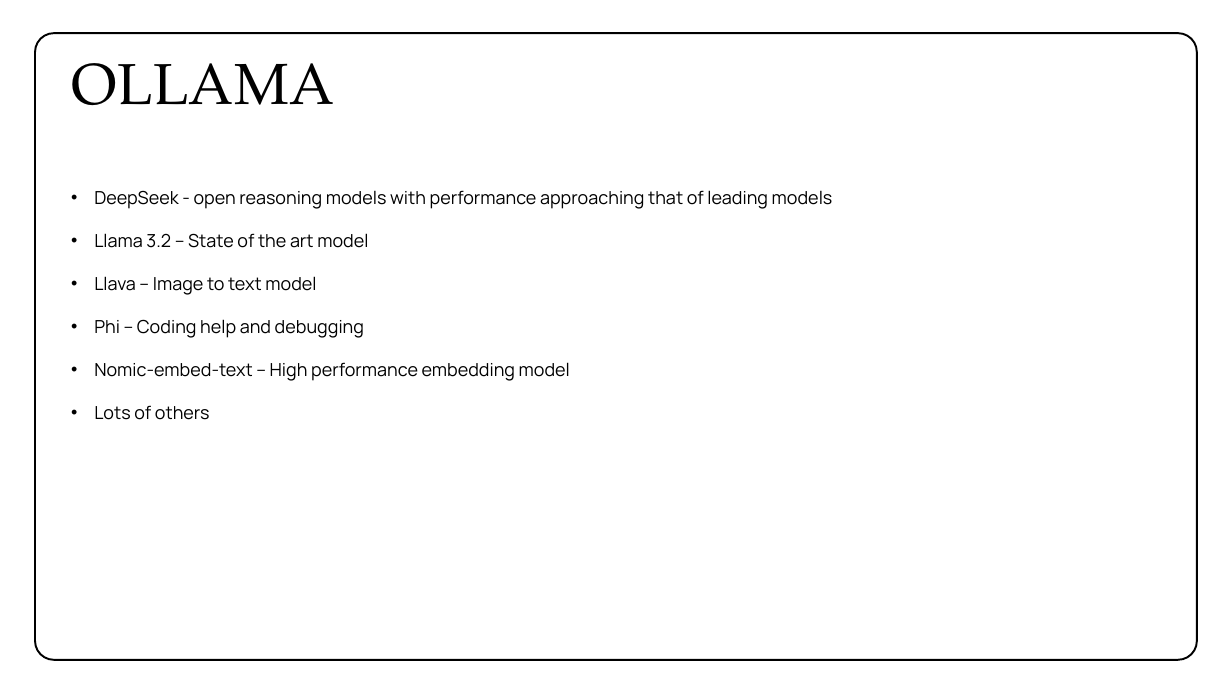
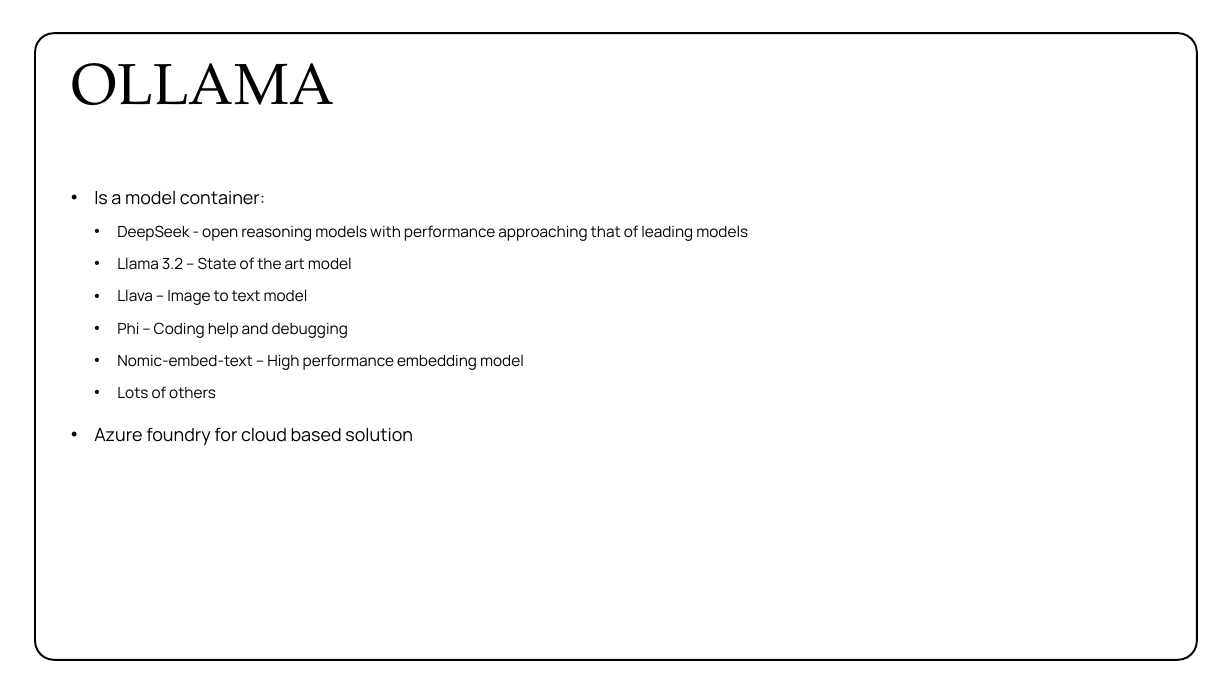
Before and after one commit to johnstaveley/Vectorisation, a slide deck: slide 8 of Vectorisation and Semantic Search.pptx. Drawn at 1232x693 pixels with LibreOffice and Linux fonts; fonts in the diff are those of the drawing. Boxes give left, top, right and bottom in pixels: in the first picture for what was removed or moved away, otherwise in the second. Text is boxed around its words. In the diff, an @@ line names an element or a change of style, - is before the commit and + after.

```diff
--- a/Vectorisation and Semantic Search.pptx
+++ b/Vectorisation and Semantic Search.pptx
@@ text at box(94, 190, 265, 205): paragraph added @@
+• Is a model container:
@@ text at box(117, 225, 748, 399): size 14 to 12 pt in "DeepSeek - open reasoning models with performance ...", "Llama 3.2 – State of the art ...", "Llava – Image to text model", "Phi – Coding help and debugging" and 2 more places; list level 1 to 2 in "DeepSeek - open reasoning models ..."; list level 1 to 2 in "Llama 3.2 – State of ..."; list level 1 to 2 in "Llava – Image to text ..."; list level 1 to 2 in "Phi – Coding help and ..."; list level 1 to 2 in "Nomic-embed-text – High performance embedding ..."; list level 1 to 2 in "Lots of others" @@
@@ text at box(94, 427, 413, 446): paragraph added @@
+• Azure foundry for cloud based solution
```
Also in this commit, not shown: 4 other slides changed.
